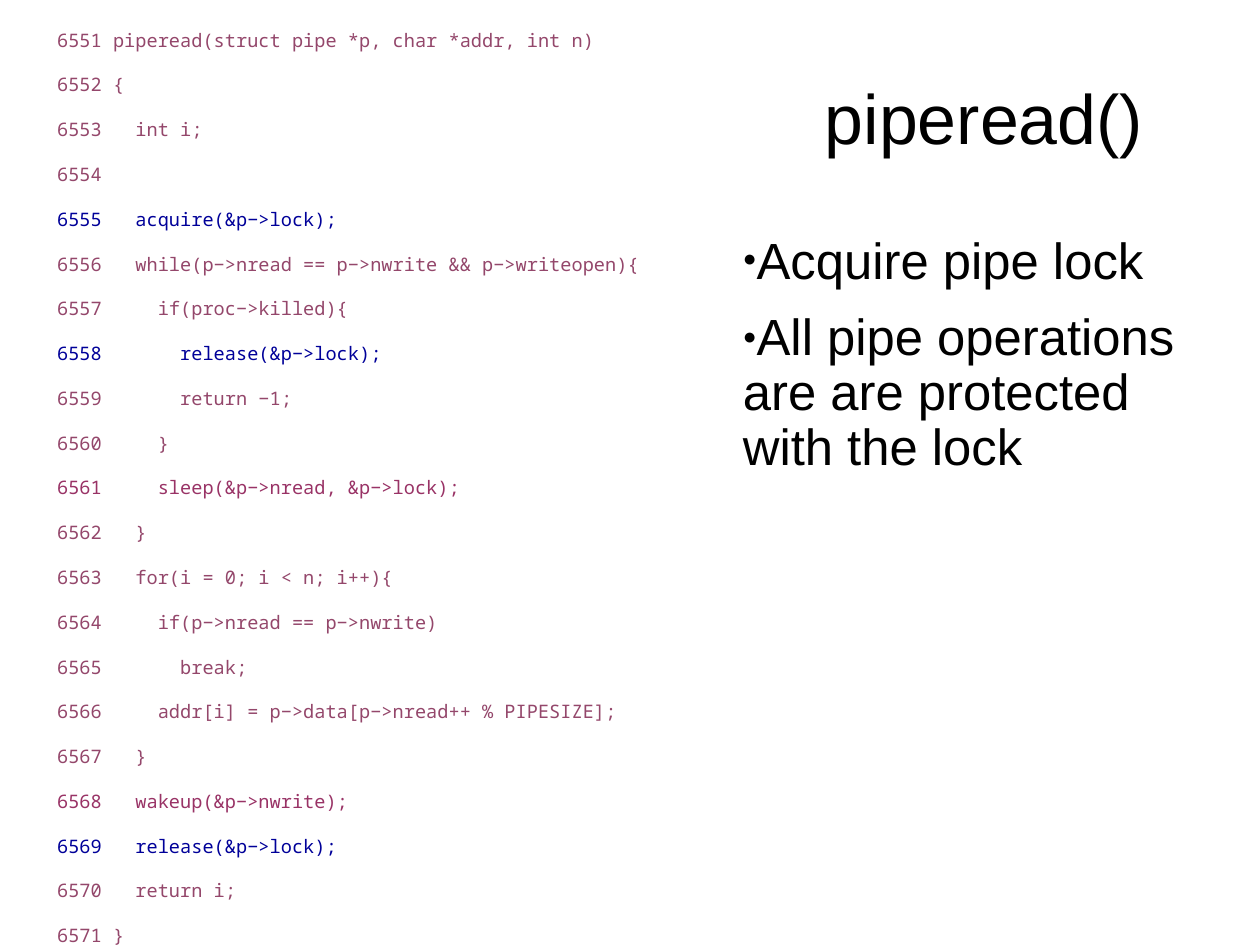
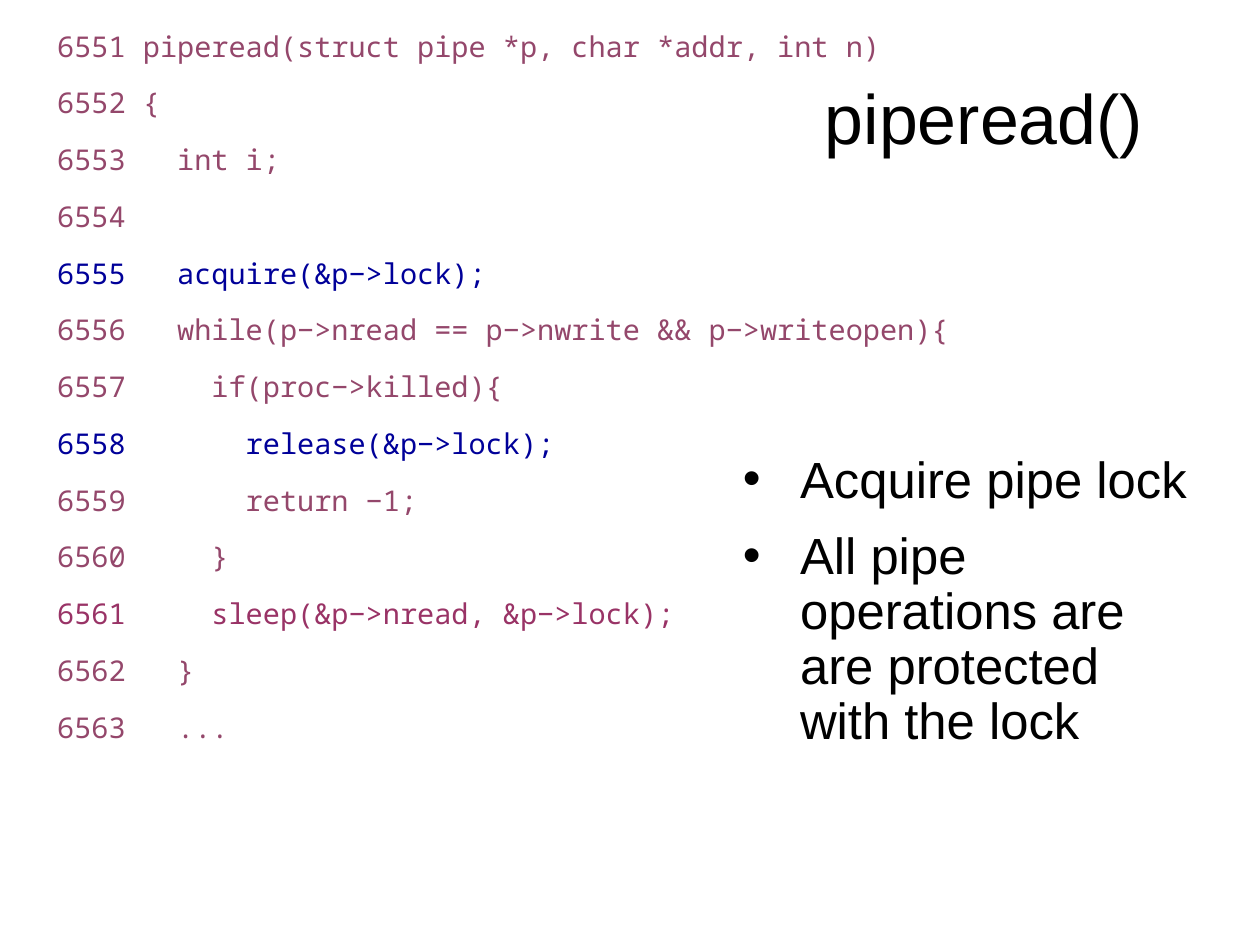
Before and after one commit to mars-research/cs5460, a slide deck: slide 107 of static/lectures/lecture13-synchronization/lecture13-synchronization.pptx (slide 108 before the commit). Drawn at 1260x945 pixels with LibreOffice and Linux fonts; fonts in the diff are those of the drawing. Boxes give left, top, right and bottom in pixels: in the first picture for what was removed or moved away, otherwise in the second. Text is boxed around its words. In the diff, an @@ line names an element or a change of style, - is before the commit and + after.

```diff
--- a/static/lectures/lecture13-synchronization/lecture13-synchronization.pptx
+++ b/static/lectures/lecture13-synchronization/lecture13-synchronization.pptx
@@ text at box(57, 35, 949, 631): size 11.7 to 18 pt @@
@@ text "Acquire pipe lock": place and size @@
-text "Acquire pipe lock" at box(743, 242, 1174, 466)
+text "Acquire pipe lock" at box(800, 461, 1186, 740)
@@ text "Acquire pipe lock" at box(800, 461, 1186, 740): bullet ● to • @@
@@ text at box(57, 525, 616, 900): text changed; size 11.7 to 18 pt @@
-6562 }
-6563 for(i = 0; i < n; i++){
-6564 if(p−>nread == p−>nwrite)
-6565 break;
-6566 addr[i] = p−>data[p−>nread++ % PIPESIZE];
-6567 }
-6568 wakeup(&p−>nwrite);
-6569 release(&p−>lock);
-6570 return i;
-6571 }
+6562 }
+6563 ...
```
Also in this commit, not shown: 14 other slides changed, 4 other files.
